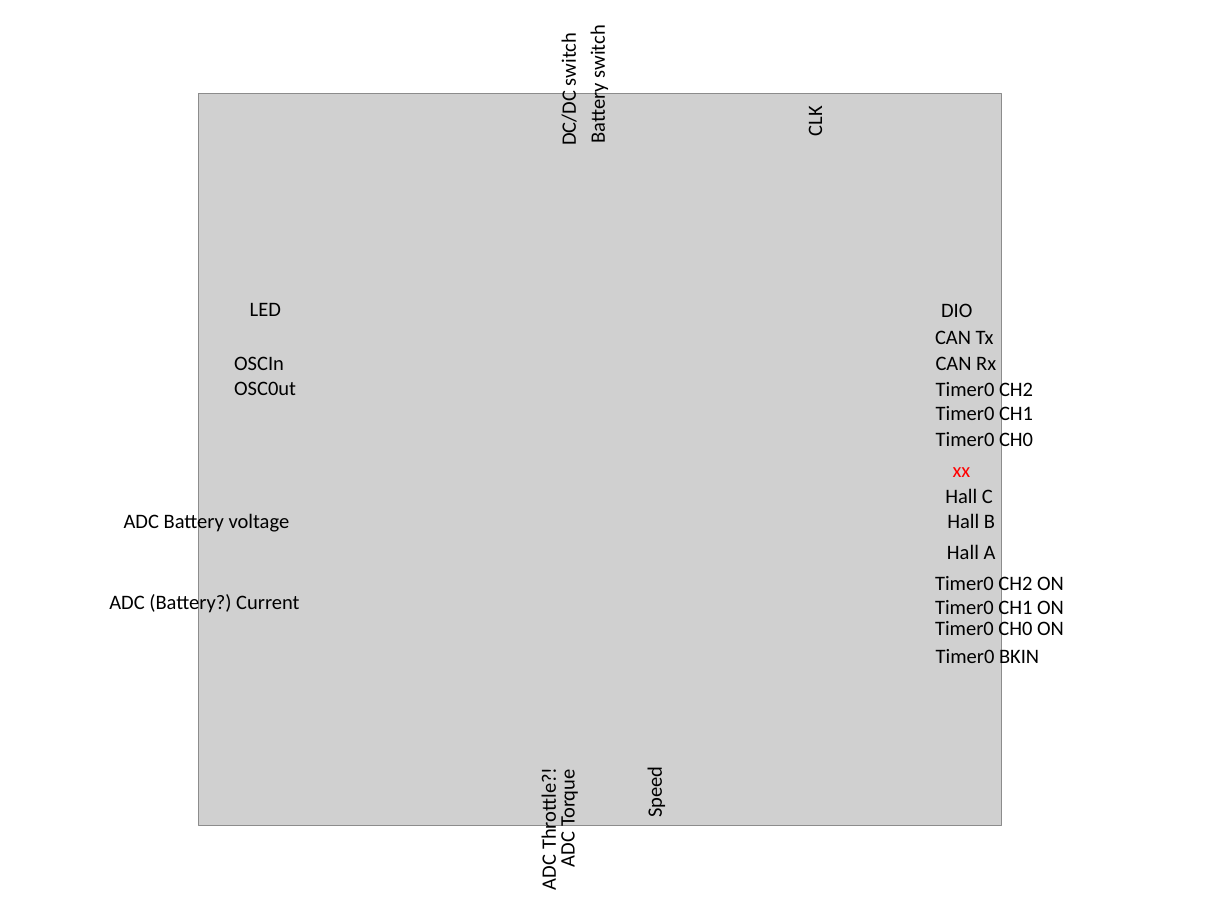
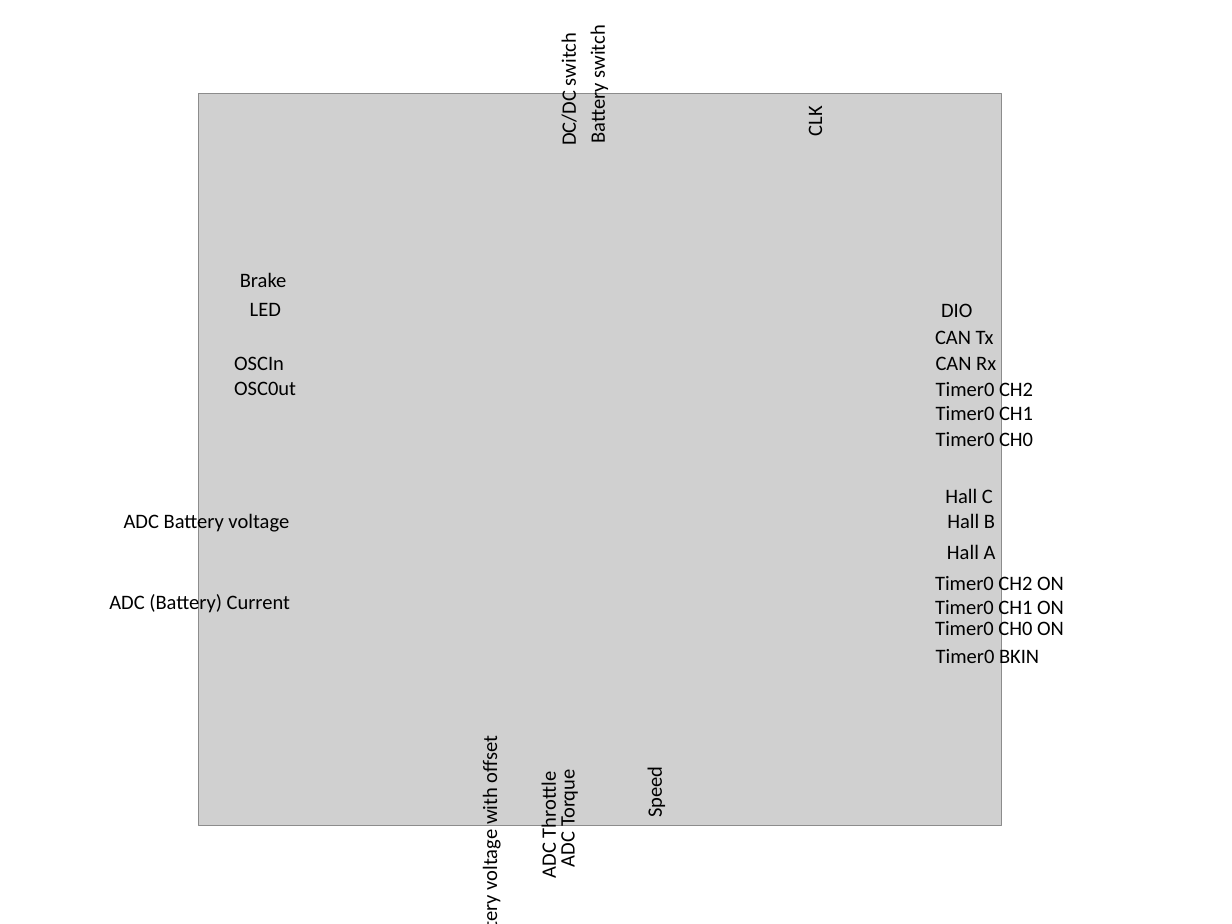
Before and after one commit to stancecoke/BAFANG_HUB_GD32F303RCT6, a slide deck: slide 1 of documentation/BANFANGHUB Pinout.pptx. Drawn at 1232x924 pixels with LibreOffice and Linux fonts; fonts in the diff are those of the drawing; grey boxes stand for pictures. Boxes give left, top, right and bottom in pixels: in the first picture for what was removed or moved away, otherwise in the second. Text is boxed around its words. In the diff, an @@ line names an element or a change of style, - is before the commit and + after.

Commit message:
Identified throttle and brake pins

```diff
--- a/documentation/BANFANGHUB Pinout.pptx
+++ b/documentation/BANFANGHUB Pinout.pptx
@@ text added at (240,272,287,287), 12 pt, text #000000 @@
+Brake
@@ text removed at (953,467,971,477) @@
-xx
@@ text at (109,592,290,615): text changed @@
-ADC (Battery?) Current
+ADC (Battery) Current
@@ text added at (478,740,503,888), 12 pt, text #000000 @@
+ADC Battery voltage with offset
@@ text at (536,778,561,877): text changed @@
-ADC Throttle?!
+ADC Throttle
```
Also in this commit, not shown: 3 other files.
